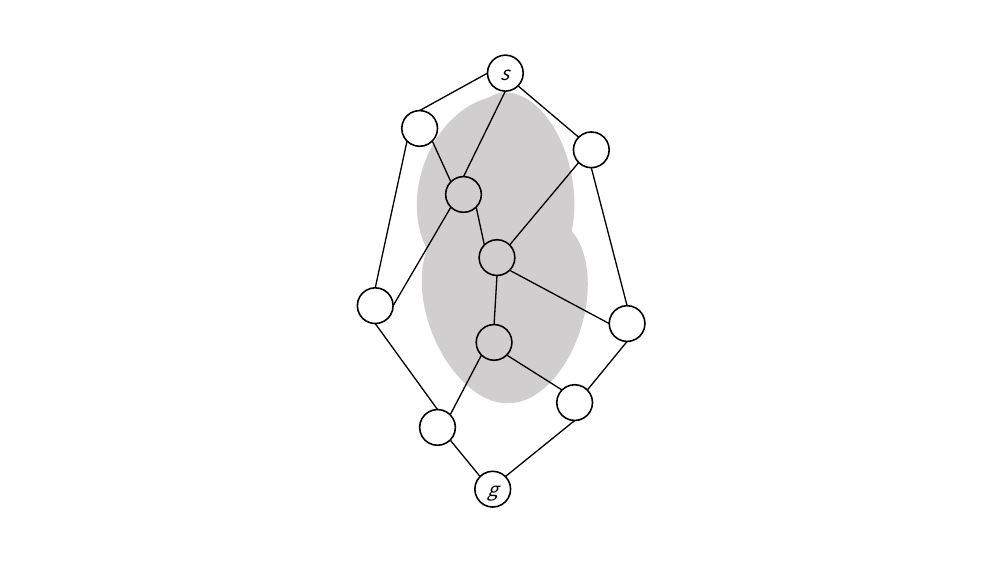
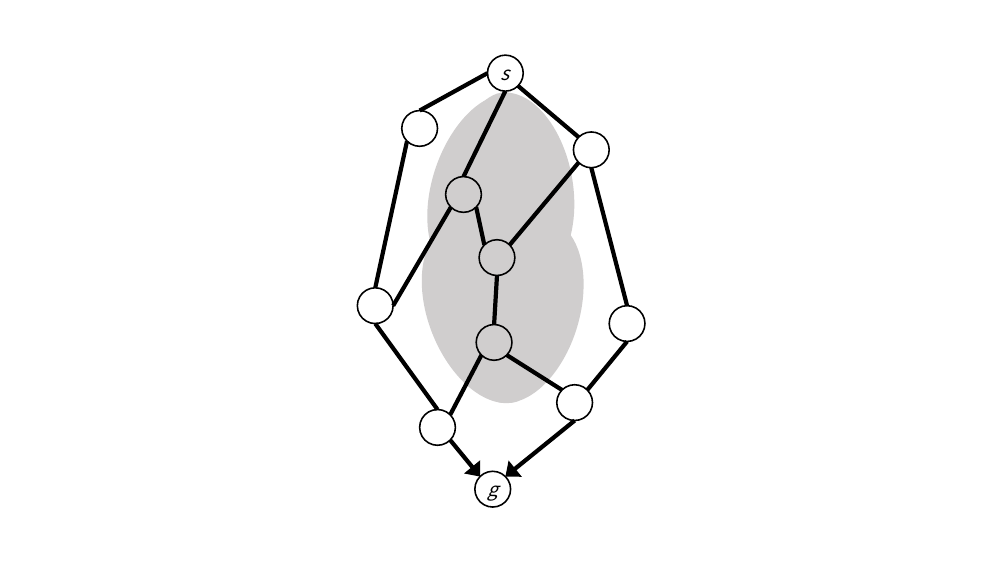
Before and after one commit to Ryo0021300/Monograph, a slide deck: slide 2 of Monograph/適応型の手順1.pptx. Drawn at 1008x567 pixels with LibreOffice and Linux fonts; fonts in the diff are those of the drawing. Boxes give left, top, right and bottom in pixels: in the first picture for what was removed or moved away, otherwise in the second. Text is boxed around its words. In the diff, an @@ line names an element or a change of style, - is before the commit and + after.

```diff
--- a/Monograph/適応型の手順1.pptx
+++ b/Monograph/適応型の手順1.pptx
@@ moon: place and size @@
-moon at bbox=[394, 76, 521, 278]
+moon at bbox=[405, 79, 516, 276]
@@ line (488, 73) - (420, 110): stroke #000000 1.25 pt to #000000 4 pt @@
@@ line (518, 86) - (578, 138): stroke #000000 1.25 pt to #000000 4 pt @@
@@ line (505, 91) - (464, 177): stroke #000000 1.25 pt to #000000 4 pt @@
@@ line (407, 141) - (375, 288): stroke #000000 1.25 pt to #000000 4 pt @@
@@ line removed from (433, 141) to (451, 182) @@
@@ line (510, 245) - (578, 163): stroke #000000 1.25 pt to #000000 4 pt @@
@@ line (628, 306) - (591, 168): stroke #000000 1.25 pt to #000000 4 pt @@
@@ line (393, 306) - (451, 207): stroke #000000 1.25 pt to #000000 4 pt @@
@@ line (476, 207) - (485, 245): stroke #000000 1.25 pt to #000000 4 pt @@
@@ moon: place and size @@
-moon at bbox=[501, 220, 608, 418]
+moon at bbox=[497, 220, 604, 418]
@@ line (497, 275) - (495, 324): stroke #000000 1.25 pt to #000000 4 pt @@
@@ line removed from (510, 271) to (609, 324) @@
@@ line (375, 324) - (438, 410): stroke #000000 1.25 pt to #000000 4 pt @@
@@ line (482, 355) - (451, 415): stroke #000000 1.25 pt to #000000 4 pt @@
@@ line (562, 390) - (507, 355): stroke #000000 1.25 pt to #000000 4 pt @@
@@ line (588, 390) - (628, 342): stroke #000000 1.25 pt to #000000 4 pt @@
@@ line (451, 440) - (480, 476): line to arrow; stroke #000000 1.25 pt to #000000 4 pt @@
@@ line (575, 420) - (506, 476): line to arrow; stroke #000000 1.25 pt to #000000 4 pt @@
```
Also in this commit, not shown: 3 other slides changed, 9 other files.
